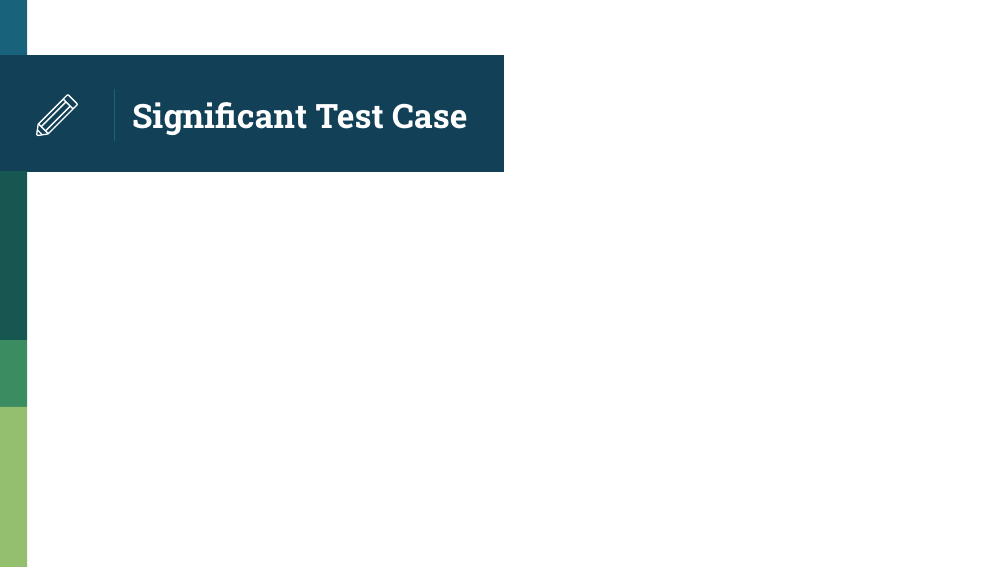
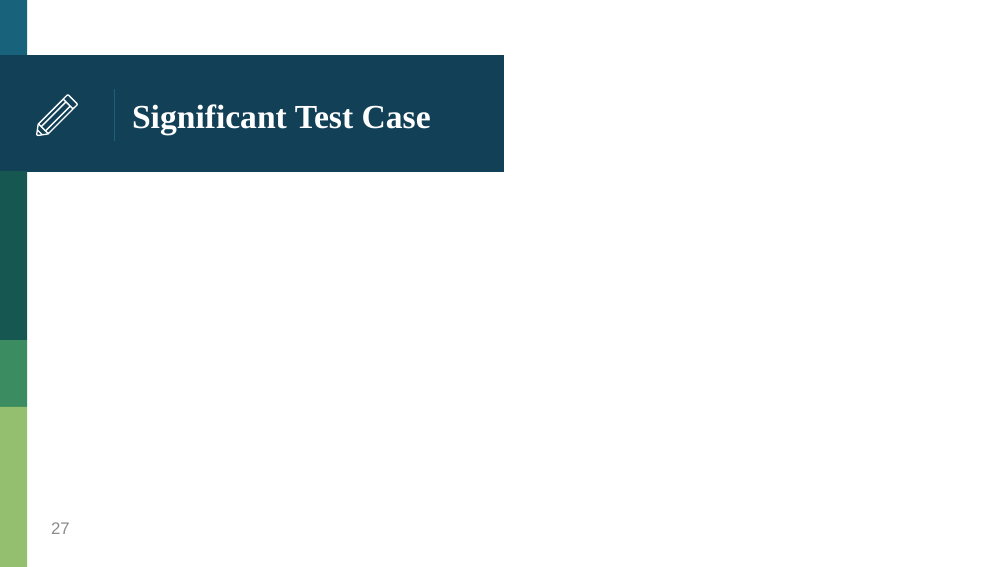
Before and after one commit to HankTwZhong/OOAD, a slide deck: slide 27 of OOAD_Midterm.pptx (slide 15 before the commit). Drawn at 1008x567 pixels with LibreOffice and Linux fonts; fonts in the diff are those of the drawing. Boxes give left, top, right and bottom in pixels: in the first picture for what was removed or moved away, otherwise in the second. Text is boxed around its words. In the diff, an @@ line names an element or a change of style, - is before the commit and + after.

```diff
--- a/OOAD_Midterm.pptx
+++ b/OOAD_Midterm.pptx
@@ title "Significant Test Case" at box(132, 104, 431, 135): font Roboto Slab to Times New Roman @@
@@ page number added at box(51, 522, 70, 534), 12 pt, text #8C8C8C @@
+27
```
Also in this commit, not shown: 15 other slides changed, 12 slides added, 19 other files.
